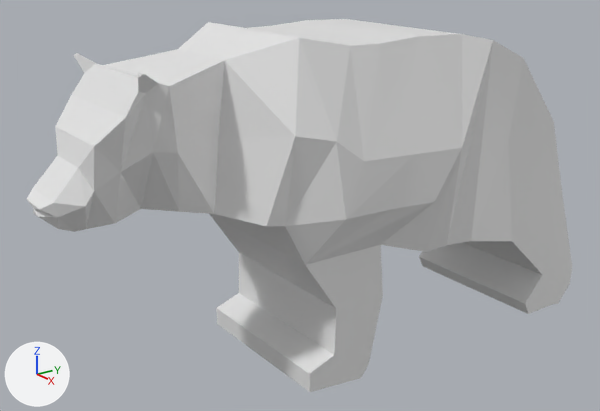
Before and after pictures for a commit that changed the Blender file models/bear.blend.
Rendered twice from a 50 mm camera at (2.32, -3.62, 2.87) aimed at (-2.25, -0.42, 1.05). The lights are fixed; the arrows at lower left show +X, +Y and +Z. The same objects are shown in both versions, whatever each file hides.

The older version as bpy lines, for what is in view:
```python
me_plane = bpy.data.meshes.new('Plane')
me_plane.from_pydata(...)  # 124 vertices, 97 faces; spans x -0.94..1.37, y -2.3..1.8, z 0.0..0.86
ob_plane = bpy.data.objects.new('Plane', me_plane)
ob_plane.location = (-2.167, 0.0, 1.366)
ob_plane.rotation_euler = (0.0, 1.571, 0.0)  # degrees (0, 90, 0)
_m = ob_plane.modifiers.new('Mirror', 'MIRROR')
_m.use_axis = (False, False, True)
_m.use_clip = True
```
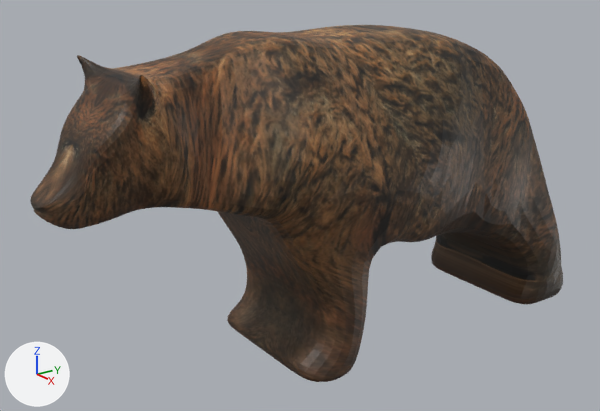
What differs and where, as boxes [x1, y1, x2, y2] in the pictures (600 x 411 px):
'Plane', reshaped, modifiers changed: before [27, 19, 572, 392]; after [30, 25, 563, 382]
part 1 of me_plane, built on: before [27, 19, 542, 392]; after [30, 25, 548, 381]
part 2 of me_plane, recoloured (grey to brown): before [34, 34, 572, 392]; after [34, 55, 563, 382]

What the commit changed:
Picture 'raveecg-tuts-x-04.jpg' (img_raveecg_tuts_x_04_jpg) is new.
Material 'Bear' (mat_bear) is new.
Its texture is img_raveecg_tuts_x_04_jpg.
me_plane is used by ob_plane; location (-2.167, 0.0, 1.366); rotation (0.0, 1.571, 0.0), in degrees (0, 90, 0).
me_plane had 124 vertices, 97 faces and spanned x -0.94..1.37, y -2.3..1.8, z 0.0..0.86.
me_plane now has 173 vertices, 145 faces and spans x -0.94..1.37, y -2.3..1.8, z 0.0..0.86.
Part 1, on me_plane:
50 faces are deleted.
10 vertices move from x -0.94..-0.18, y -1.21..1.39, z 0.29..0.66 to x -0.88..-0.15, y -1.22..1.36, z 0.18..0.56.
19 vertices are added at x -0.94..0.57, y -2.3..0.62, z 0.0..0.33.
30 new vertices lie (0.0, 0.0, 0.3) away from vertices in x -0.89..1.37, y -1.14..1.8, z 0.0.
98 new faces join them.
me_plane part 2: 47 faces spanning x -0.88..1.37, y -2.3..1.8, z 0.0..0.86 switch from no material to mat_bear (picture img_raveecg_tuts_x_04_jpg).
Object 'Plane' (ob_plane) gains a SUBSURF modifier named 'Subdivision'.
Modifier setting: levels = 2.
